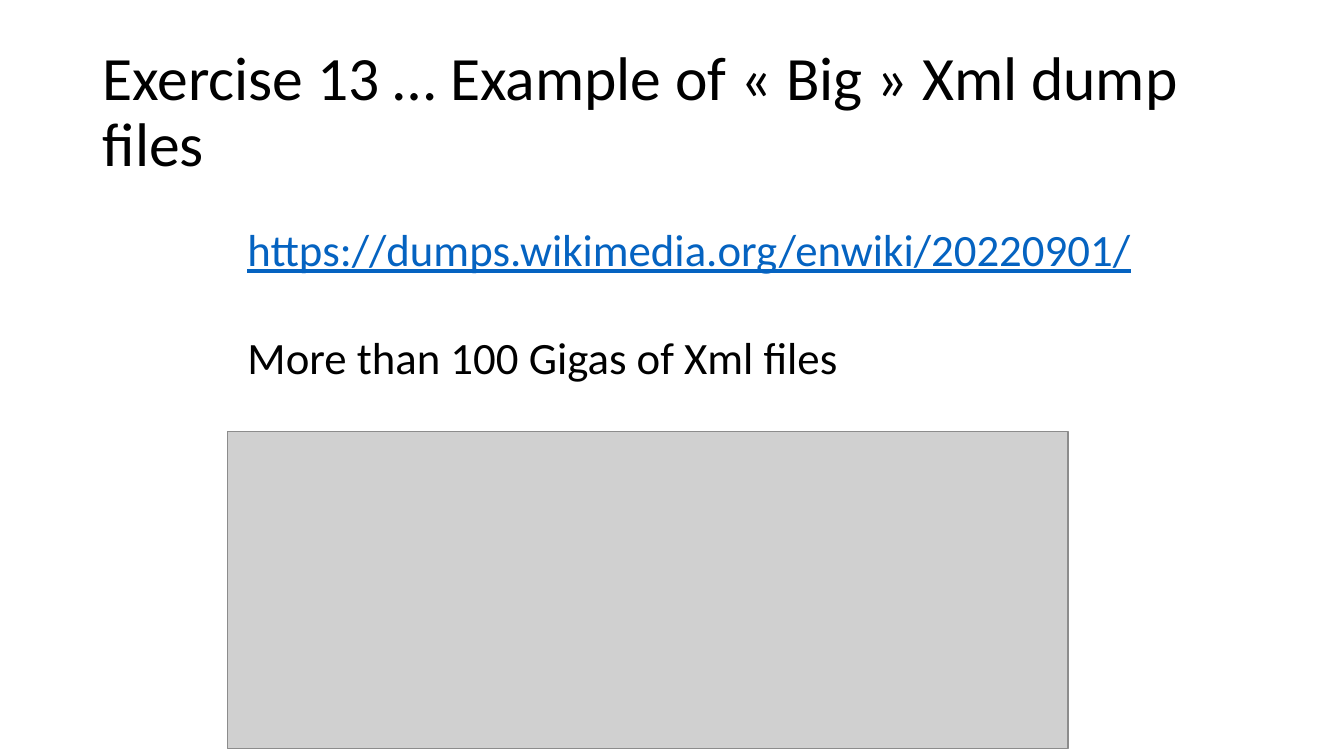
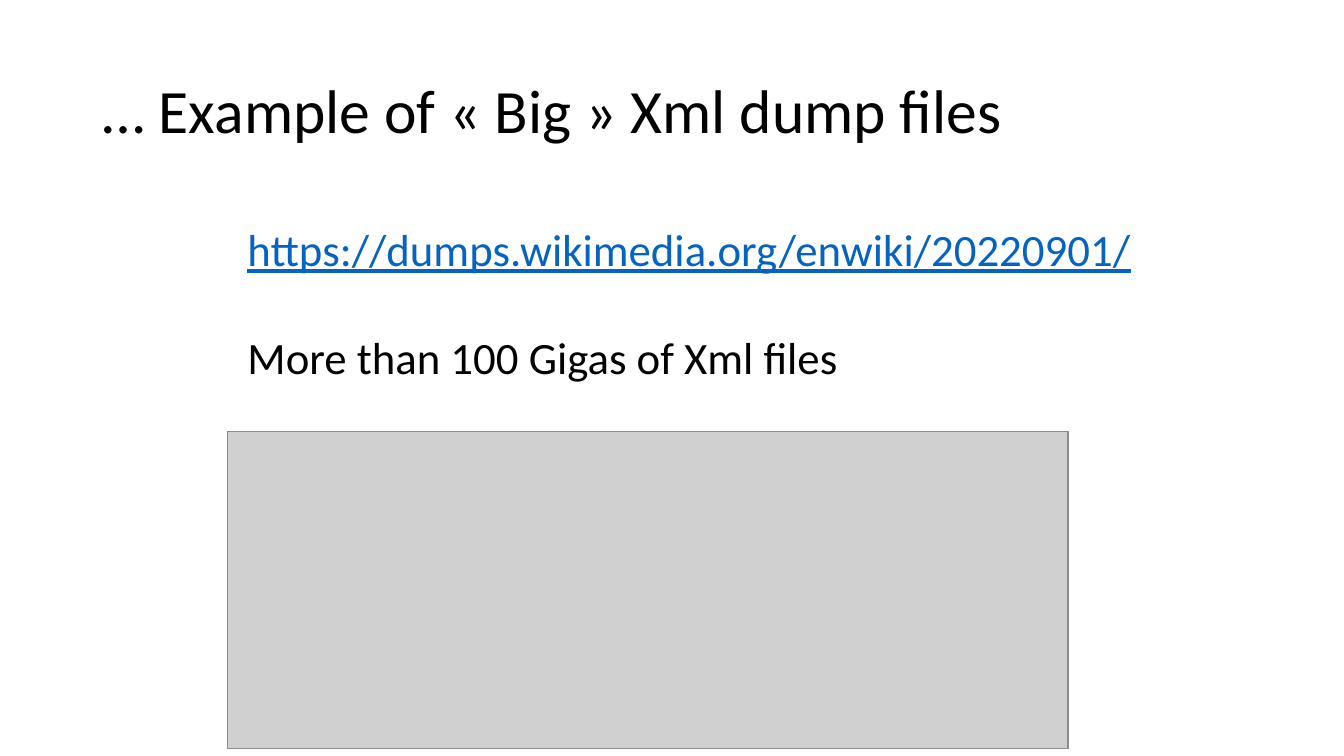
Before and after one commit to Arnaud-Nauwynck/presentations, a slide deck: slide 73 of pres-bigdata/Hands-On/TD2-part1-spark-read-write.pptx (slide 58 before the commit). Drawn at 1344x756 pixels with LibreOffice and Linux fonts; fonts in the diff are those of the drawing; grey boxes stand for pictures. Boxes give left, top, right and bottom in pixels: in the first picture for what was removed or moved away, otherwise in the second. Text is boxed around its words. In the diff, an @@ line names an element or a change of style, - is before the commit and + after.

```diff
--- a/pres-bigdata/Hands-On/TD2-part1-spark-read-write.pptx
+++ b/pres-bigdata/Hands-On/TD2-part1-spark-read-write.pptx
@@ title at bbox=[159, 90, 1001, 144]: text changed @@
-Exercise 13 … Example of « Big » Xml dump files
+… Example of « Big » Xml dump files
```
Also in this commit, not shown: 13 other slides changed, 16 slides added, 1 slide removed, 23 other files.
